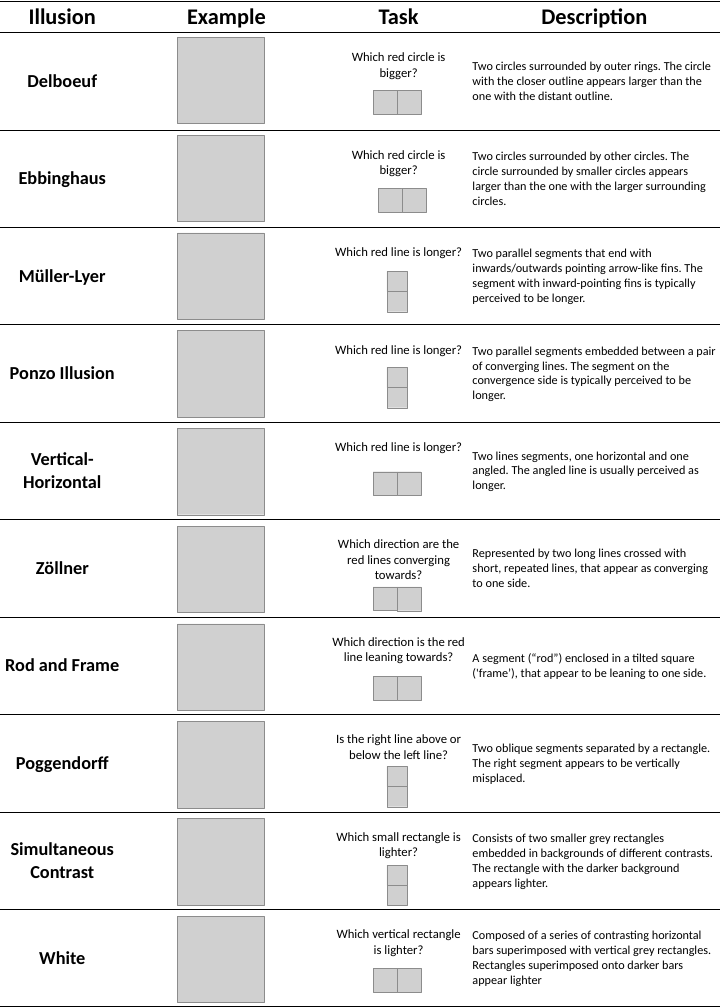
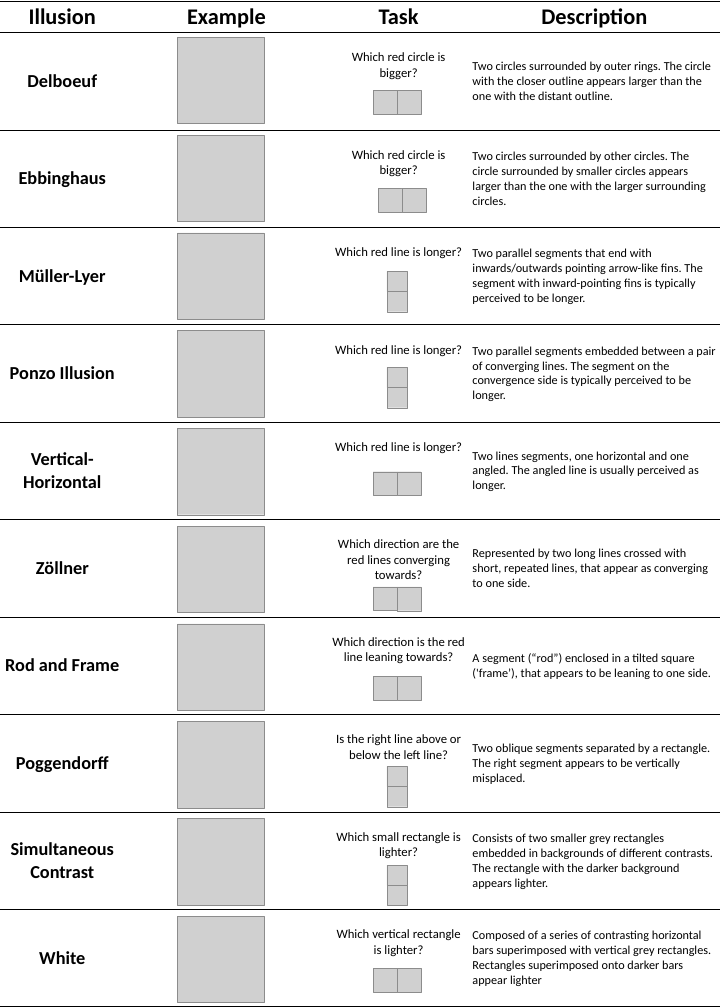
Before and after one commit to RealityBending/IllusionGameValidation, a slide deck: slide 1 of figures/Figure2.pptx. Drawn at 720x1008 pixels with LibreOffice and Linux fonts; fonts in the diff are those of the drawing; grey boxes stand for pictures. Boxes give left, top, right and bottom in pixels: in the first picture for what was removed or moved away, otherwise in the second. Text is boxed around its words. In the diff, an @@ line names an element or a change of style, - is before the commit and + after.

```diff
--- a/figures/Figure2.pptx
+++ b/figures/Figure2.pptx
@@ table at [0,1,720,1007] @@
-row 8, column 4: A segment (“rod”) enclosed in a tilted square ('frame’), that appear to be leaning to one side.
+row 8, column 4: A segment (“rod”) enclosed in a tilted square ('frame’), that appears to be leaning to one side.
```
Also in this commit, not shown: 7 other files.
